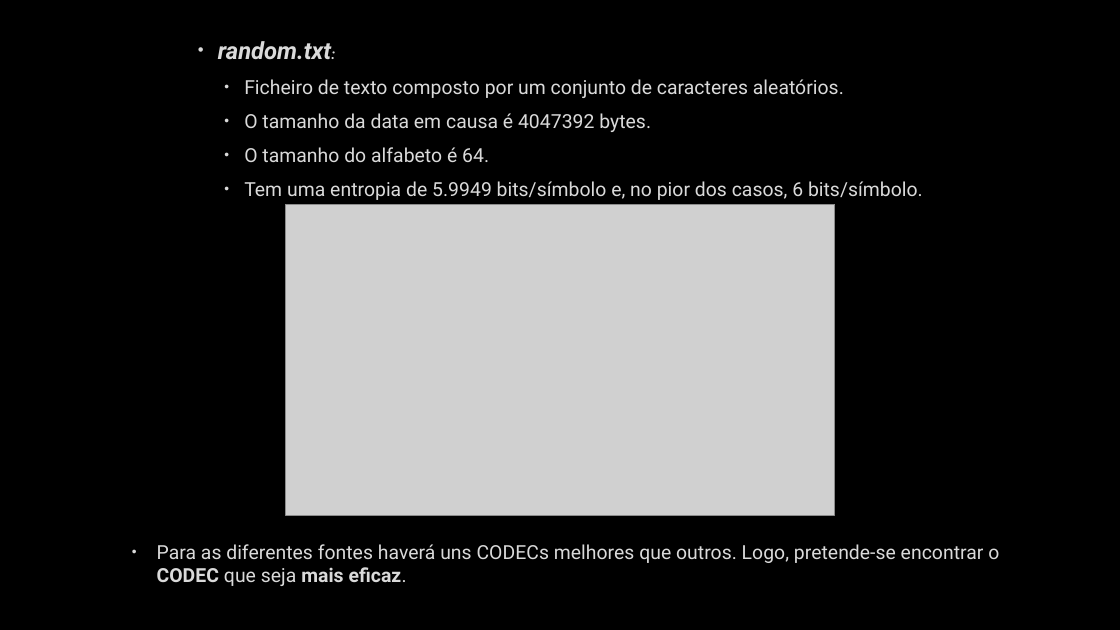
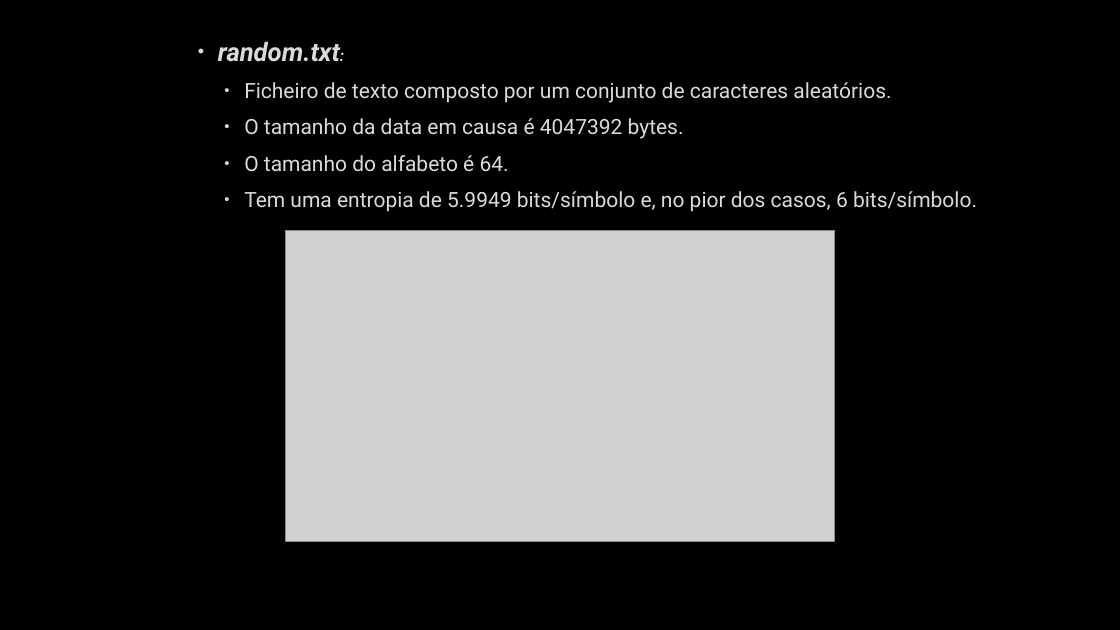
Before and after one commit to PolpEdu/TrabalhoTP2, a slide deck: slide 6 of PowerPoint final.pptx. Drawn at 1120x630 pixels with LibreOffice and Linux fonts; fonts in the diff are those of the drawing; grey boxes stand for pictures; background and template pictures are left out. Boxes give left, top, right and bottom in pixels: in the first picture for what was removed or moved away, otherwise in the second. Text is boxed around its words. In the diff, an @@ line names an element or a change of style, - is before the commit and + after.

```diff
--- a/PowerPoint final.pptx
+++ b/PowerPoint final.pptx
@@ text "random.txt:" at (218,41,977,212): size 20.4 to 22 pt, size 12 to 13 pt in "random.txt:"; size 16.6 to 18 pt @@
@@ picture: place and size @@
-picture at (285,204,835,515)
+picture at (285,230,835,541)
@@ text at (157,544,999,586): paragraph removed @@
-  • Para as diferentes fontes haverá uns CODECs melhores que outros. Logo, pretende-se encontrar o CODEC que seja mais eficaz.
```
Also in this commit, not shown: 1 other slide changed.
